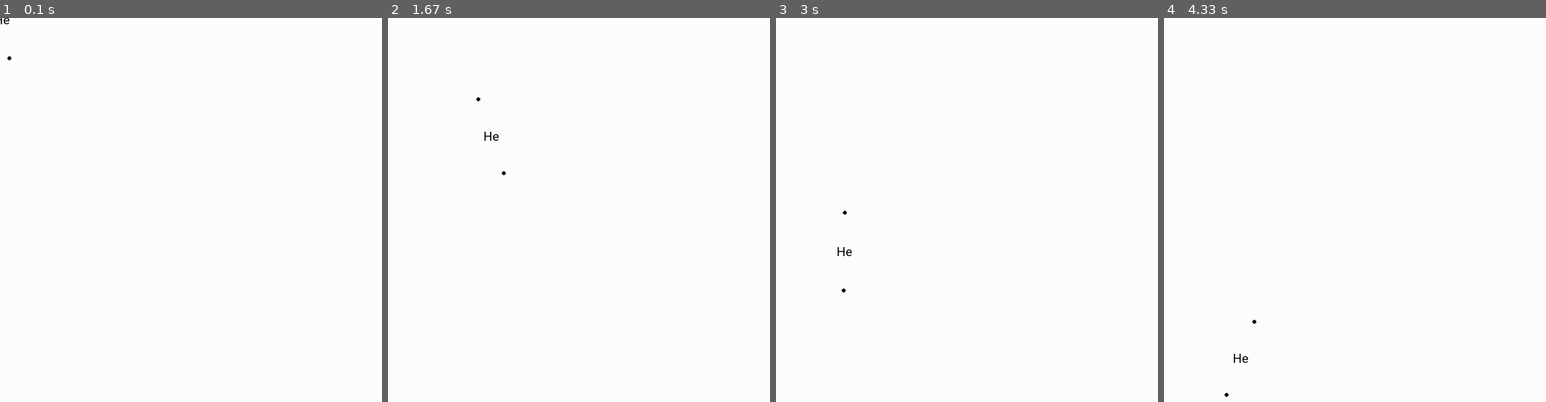
Above: before the commit, frames 1-4 (left to right).
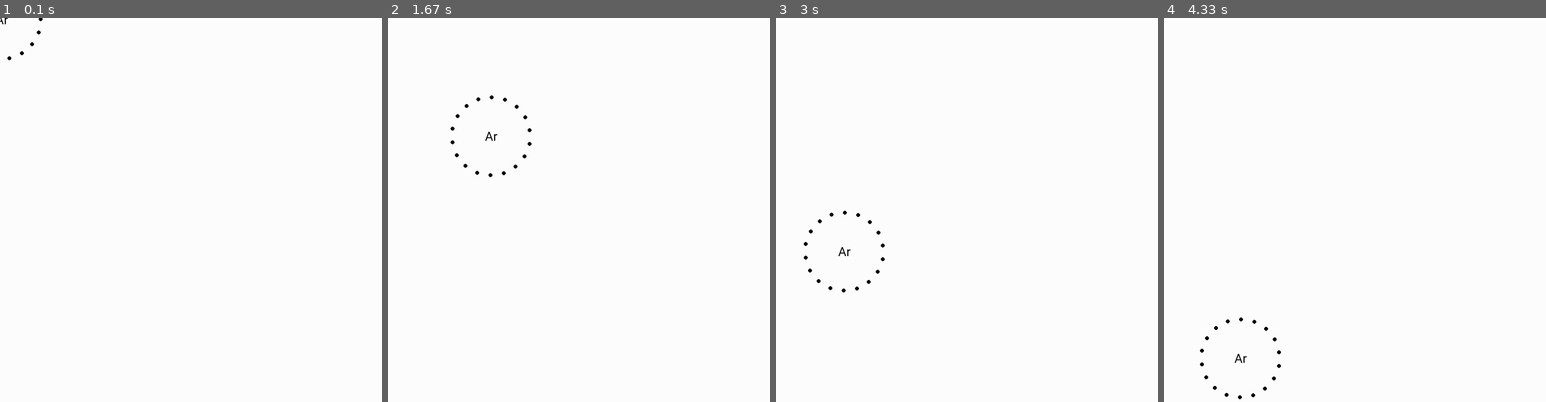
Above: after the commit, the same moments.

Repository: 15collinst/Pygame
Game: pygame game, started from element_orbiting.py
Same seed, same stepped clock (60 frames per second), same inputs: the game is played once before the commit and once after it.
Inputs (mouse positions are in pixels of both pictures, inside the frame that each line leads up to):
- Up to frame 1 (0.1 s): no input
- Up to frame 2 (1.67 s): click (582, 213) at 0.38 s; click (621, 298) at 0.72 s; click (727, 352) at 1.05 s; click (491, 137) at 1.38 s
- Up to frame 3 (3 s): click (970, 259) at 1.72 s; click (917, 133) at 2.05 s; click (1108, 317) at 2.38 s; click (844, 252) at 2.72 s
- Up to frame 4 (4.33 s): click (1244, 137) at 3.05 s; click (1267, 282) at 3.38 s; click (1500, 302) at 3.72 s; click (1240, 359) at 4.05 s

The runs differ from the first frame. In frame 1, less than 0.1% of the frame differs, in the area x 0-12%, y 0-10%; in frame 2, 0.2%; in frame 3, 0.2%; in frame 4, 0.2%, in the area x 9-31%, y 77-100%.

Commit message:
Moved electron spawn inside of element class

Diff:
--- a/element_orbiting.py
+++ b/element_orbiting.py
@@ -42,14 +42,20 @@
         pygame.draw.circle(screen, orbit_col, orbit_pos, ELECTRON_SIZE, 0)
 
 class Element():
-    def __new__(cls, atomic_number):
-        for i in range(atomic_number):
-            ELECTRONS.append(Electron())
-        return super(Element, cls).__new__(cls)
+    # def __new__(cls, atomic_number):
+    #     electrons = []
+    #     for i in range(atomic_number):
+    #         electrons.append(Electron())
+    #     return super(Element, cls).__new__(cls)
 
     def __init__(element, atomic_number):
         element.atomic_number = atomic_number
-        element.electrons = []
+
+        electrons = []
+        for i in range(atomic_number):
+            electrons.append(Electron())
+
+        element.electrons = electrons
 
     def draw(element, screen, mx ,my):
         elements = ["H", "He","Li","Be","B","C","N","O","F","Ne","Na","Mg","Al","Si","P","S","Cl","Ar"]
@@ -60,25 +66,23 @@
         sprite_centre_y = my - img.get_height() / 2
         screen.blit(img, (sprite_centre_x, sprite_centre_y))
 
+        for i in range(len(element.electrons)):
+            rotation = i * (360 / len(element.electrons))
+            element.electrons[i].draw(angle+rotation)
 
-test_element = Element(2)
+test_element = Element(18)
 
 while run:
     mx,my = pygame.mouse.get_pos()
     for event in pygame.event.get():
         if event.type == pygame.QUIT:
             run = False
-        # if event.type == pygame.MOUSEBUTTONDOWN:
-        #     ELECTRONS.append(Electron())
 
     screen.fill(bg)
 
     test_element.draw(screen, mx ,my)
 
-    for i in range(len(ELECTRONS)):
-        rotation = i * (360 / len(ELECTRONS))
-        ELECTRONS[i].draw(angle+rotation)
-
+    #spin element
     angle += ROTATION_SPEED
 
     pygame.display.update()
